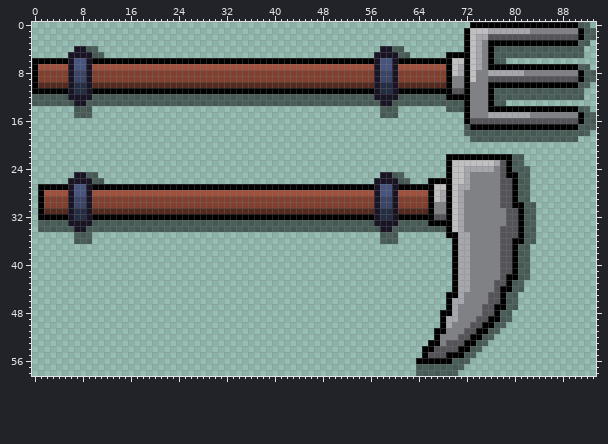
Two versions of one sprite sheet, Assets/Art/1. Farm/Armas3.png. The first picture shows the starting point.
The file is 94x59 pixels.
The result:
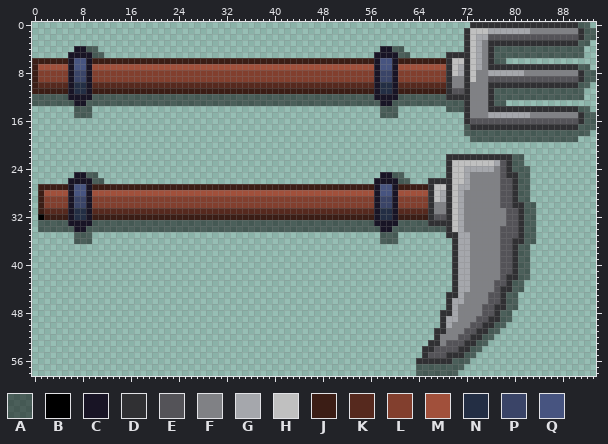
Palette (. is transparent): A #00000080  B #000000  C #181425  D #303033  E #545358  F #808185  G #a5a7ac  H #c0c0c0  J #3b1d15  K #56291e  L #823f2e  M #a1503b  N #232e44  P #3a4467  Q #475480
The edit:
Changed rows in their new state; - is an unchanged pixel.
first column x 0:
 0 -------------------------------------------------------------------------DDDDDDDDDDDDDDDDDD-
 1 ------------------------------------------------------------------------D------------------D
 2 ------------------------------------------------------------------------D------------------D
 3 ------------------------------------------------------------------------D---DDDDDDDDDDDDDDD-
 4 ------------------------------------------------------------------------D---D---------------
 5 ---------------------------------------------------------------------DDDD---D---------------
 6 JJJJJJ----JJJJJJJJJJJJJJJJJJJJJJJJJJJJJJJJJJJJJJJJJJJJJJJ----JJJJJJJJD--D---D---------------
 7 J--------------------------------------------------------------------D--D---DDDDDDDDDDDDDDD-
 8 J--------------------------------------------------------------------D--D------------------D
 9 J--------------------------------------------------------------------D--D------------------D
10 J--------------------------------------------------------------------D--D---DDDDDDDDDDDDDDD-
11 JJJJJJ----JJJJJJJJJJJJJJJJJJJJJJJJJJJJJJJJJJJJJJJJJJJJJJJ----JJJJJJJJD--D---D---------------
12 ---------------------------------------------------------------------DDDD---D---------------
13 ------------------------------------------------------------------------D---D---------------
14 ------------------------------------------------------------------------D---DDDDDDDDDDDDDDD-
15 ------------------------------------------------------------------------D------------------D
16 ------------------------------------------------------------------------D------------------D
17 -------------------------------------------------------------------------DDDDDDDDDDDDDDDDDD-
first column x 1:
22 --------------------------------------------------------------------DDDDDDDDDDD--
23 --------------------------------------------------------------------D---------D--
24 --------------------------------------------------------------------D---------D--
25 --------------------------------------------------------------------D---------DD-
26 -----------------------------------------------------------------DDDD----------D-
27 JJJJJ----JJJJJJJJJJJJJJJJJJJJJJJJJJJJJJJJJJJJJJJJJJJJJJJ----JJJJJD--D----------D-
28 J----------------------------------------------------------------D--D----------D-
29 J----------------------------------------------------------------D--D----------D-
30 J----------------------------------------------------------------D--D----------DD
31 J----------------------------------------------------------------D--D-----------D
32 -JJJJ----JJJJJJJJJJJJJJJJJJJJJJJJJJJJJJJJJJJJJJJJJJJJJJJ----JJJJJD--D-----------D
33 -----------------------------------------------------------------DDDD-----------D
34 --------------------------------------------------------------------D-----------D
35 --------------------------------------------------------------------DD----------D
36 ---------------------------------------------------------------------D---------DD
37 ---------------------------------------------------------------------D---------D-
38 ---------------------------------------------------------------------D---------D-
39 ---------------------------------------------------------------------D---------D-
40 ---------------------------------------------------------------------D---------D-
41 ---------------------------------------------------------------------D---------D-
42 ---------------------------------------------------------------------D--------DD-
43 ---------------------------------------------------------------------D--------D--
44 ---------------------------------------------------------------------D-------DD--
45 --------------------------------------------------------------------DD-------D---
46 --------------------------------------------------------------------D--------D---
47 --------------------------------------------------------------------D-------DD---
48 -------------------------------------------------------------------DD-------D----
49 -------------------------------------------------------------------D-------DD----
50 -------------------------------------------------------------------D------DD-----
51 ------------------------------------------------------------------DD-----DD------
52 ------------------------------------------------------------------D-----DD-------
53 -----------------------------------------------------------------DD----DD--------
54 ----------------------------------------------------------------DD----DD---------
55 ----------------------------------------------------------------D---DDD----------
56 ---------------------------------------------------------------DDDDDD------------
Changed places in both pictures, as pixel boxes (x1, y1, x2, y2):
changed: (398, 22, 584, 130)
changed: (32, 58, 68, 94)
changed: (92, 58, 374, 94)
changed: (398, 154, 524, 364)
changed: (38, 184, 68, 220)
changed: (92, 184, 374, 220)
